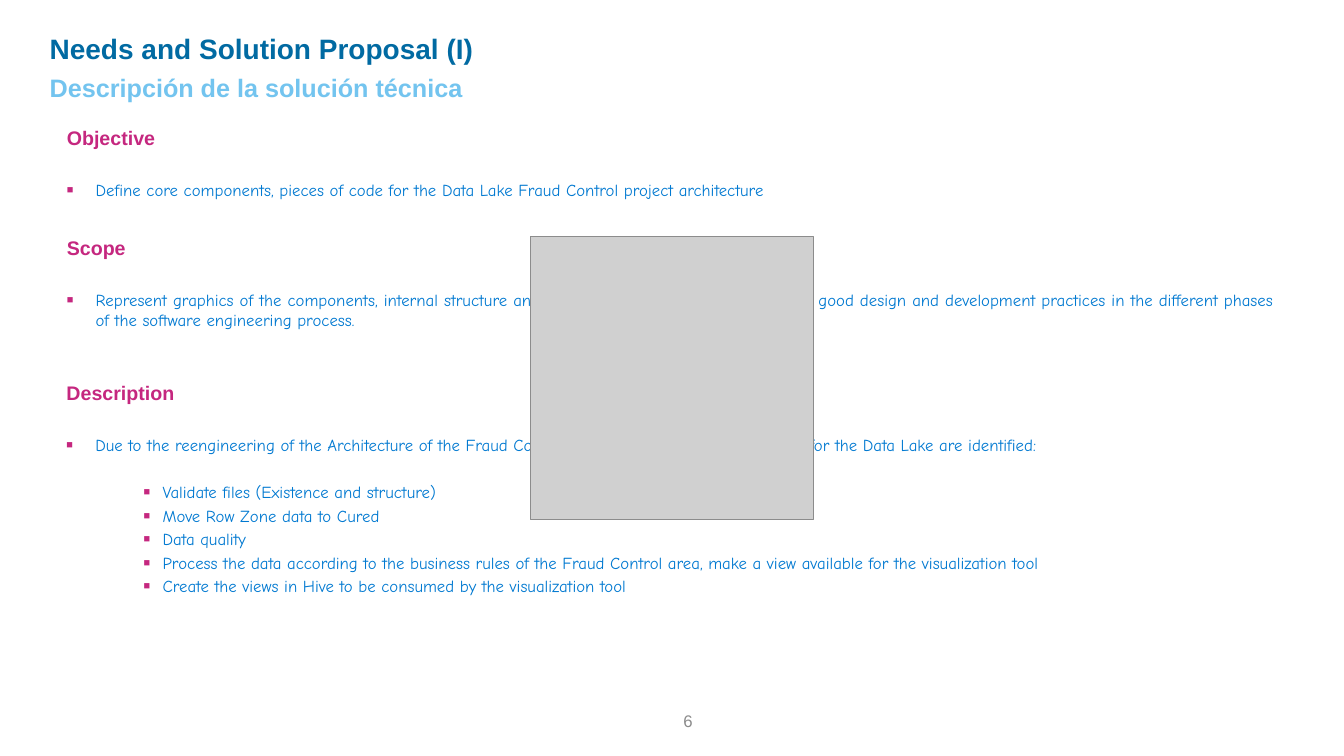
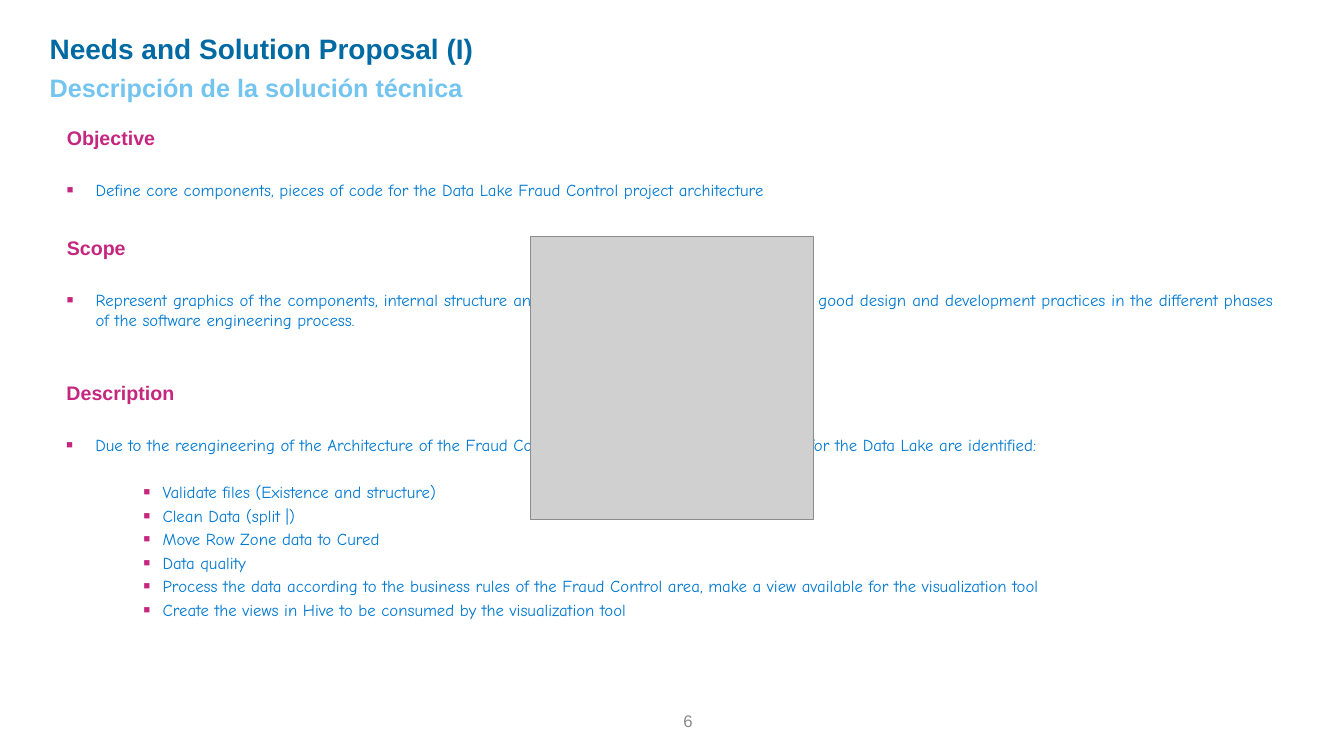
Before and after one commit to edithbg/Scala, a slide deck: slide 6 of Architecture Reference-DataLake-FraudContrl v0.1.pptx. Drawn at 1344x756 pixels with LibreOffice and Linux fonts; fonts in the diff are those of the drawing; grey boxes stand for pictures; background and template pictures are left out. Boxes give left, top, right and bottom in pixels: in the first picture for what was removed or moved away, otherwise in the second. Text is boxed around its words. In the diff, an @@ line names an element or a change of style, - is before the commit and + after.

```diff
--- a/Architecture Reference-DataLake-FraudContrl v0.1.pptx
+++ b/Architecture Reference-DataLake-FraudContrl v0.1.pptx
@@ text at [163,509,280,526]: paragraph added @@
+    ■ Clean Data (split |)
```
Also in this commit, not shown: 14 other slides changed, 1 slide removed.
